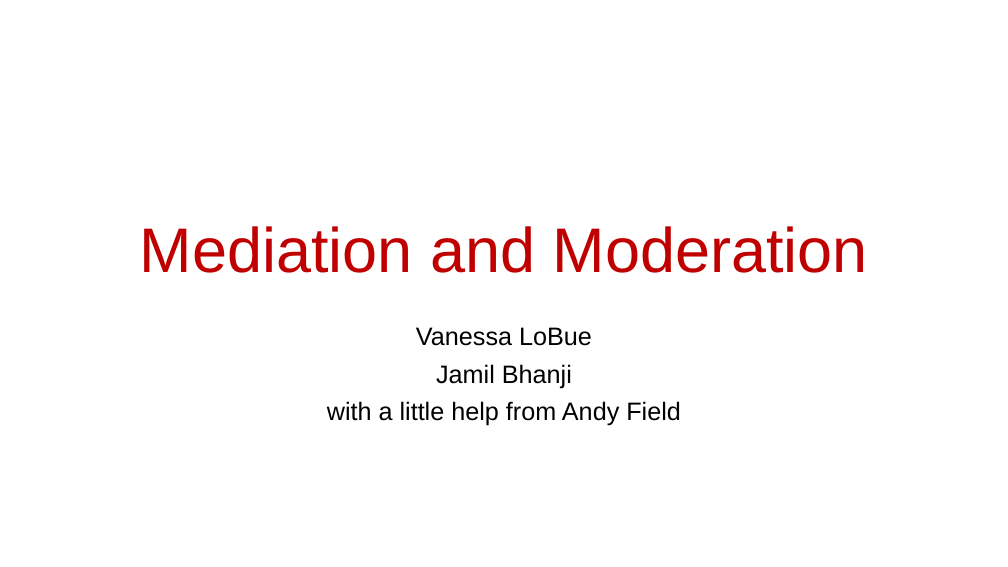
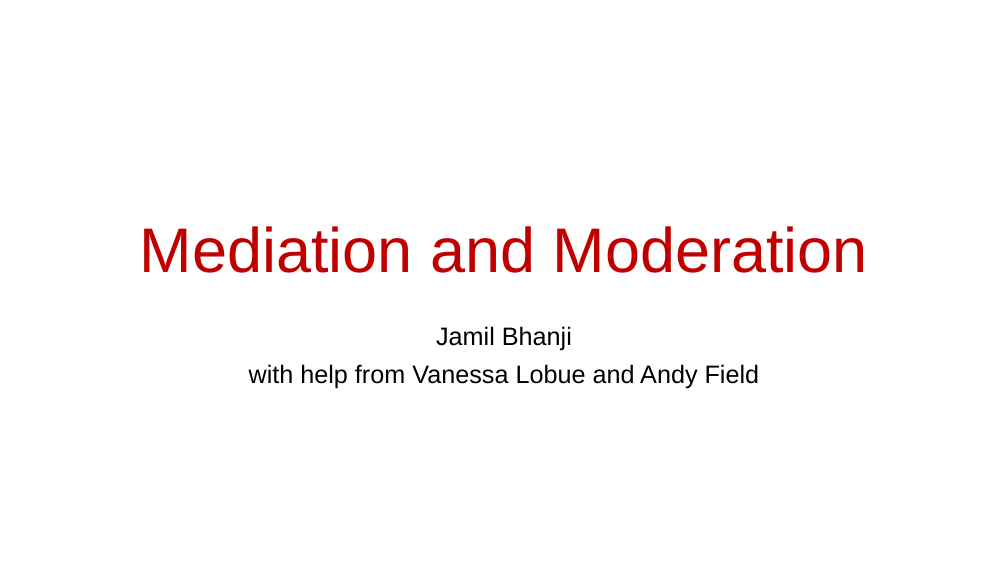
Before and after one commit to scream104/psych596, a slide deck: slide 1 of lecture-slides_upload/lecture/07_Statistical Methods_Mediation and Moderation.pptx. Drawn at 1008x567 pixels with LibreOffice and Linux fonts; fonts in the diff are those of the drawing. Boxes give left, top, right and bottom in pixels: in the first picture for what was removed or moved away, otherwise in the second. Text is boxed around its words. In the diff, an @@ line names an element or a change of style, - is before the commit and + after.

```diff
--- a/lecture-slides_upload/lecture/07_Statistical Methods_Mediation and Moderation.pptx
+++ b/lecture-slides_upload/lecture/07_Statistical Methods_Mediation and Moderation.pptx
@@ subtitle at box(416, 327, 592, 346): paragraph removed @@
-Vanessa LoBue
@@ subtitle at box(249, 364, 760, 388): text changed @@
-with a little help from Andy Field
+with help from Vanessa Lobue and Andy Field
```
Also in this commit, not shown: 12 other slides changed, 1 slide added, 3 slides removed, 3 other files.
